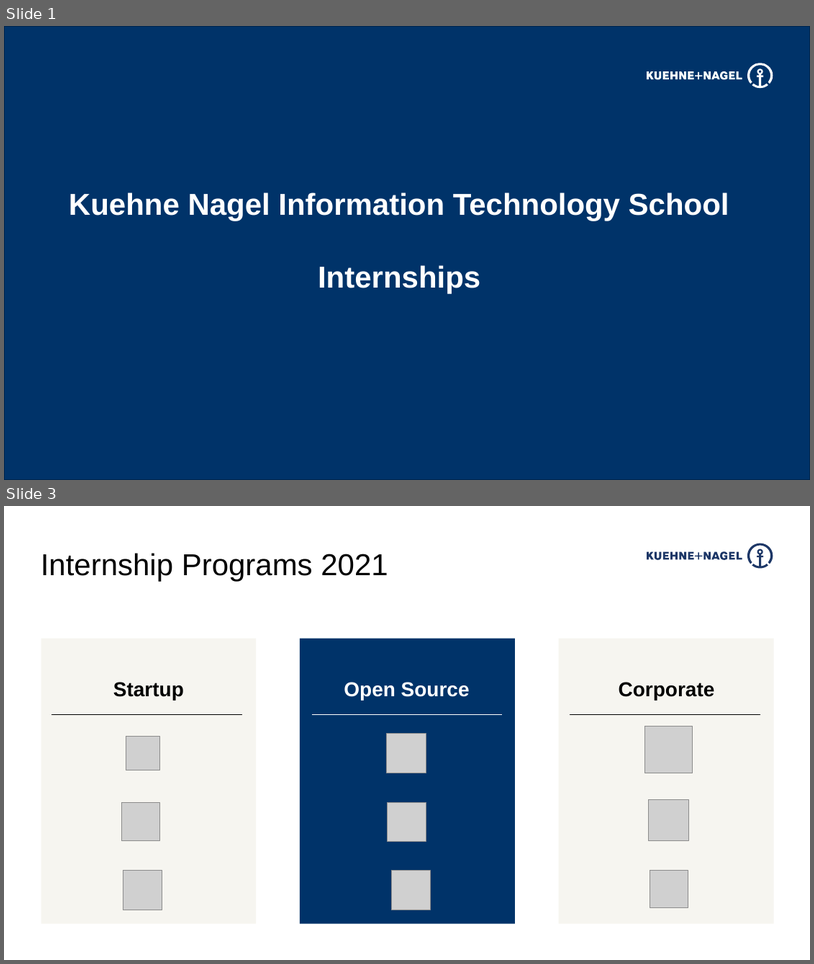
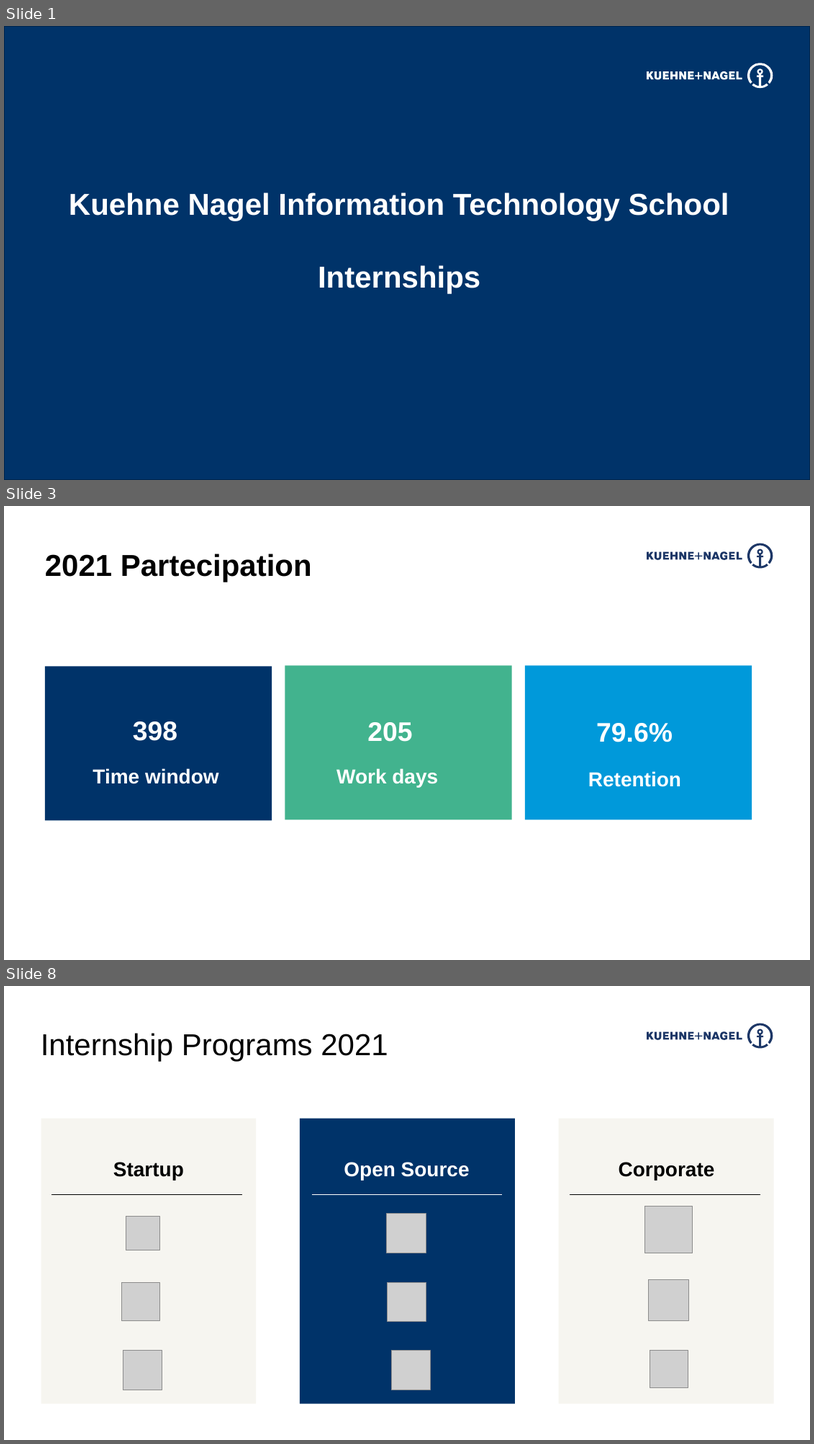
Before and after one commit to stefanofiorenza/KNITS, a slide deck: Presentations/KNITS/Events/KNITS4Business/KNITS-Programs2021.pptx. Shown one above the other, each under a label of ours: slides 1 and 3 before the commit, slides 1, 3 and 8 after it; the slides between them are not shown. The pictures are 814x964 and 814x1444 pixels, drawn with LibreOffice and Linux fonts; fonts in the diff are those of the drawing; grey boxes stand for pictures. Boxes give left, top, right and bottom in pixels: in the first picture for what was removed or moved away, otherwise in the second. Text is boxed around its words. In the diff, an @@ line names an element or a change of style, - is before the commit and + after.

```diff
--- a/Presentations/KNITS/Events/KNITS4Business/KNITS-Programs2021.pptx
+++ b/Presentations/KNITS/Events/KNITS4Business/KNITS-Programs2021.pptx
@@ slide 3 added at bbox=[4, 506, 810, 960], background #FFFFFF; not listed: 1 template element that a slide beside it also shows @@
@@ text added at bbox=[45, 554, 312, 582], 36 pt, text #000000 @@
+2021 Partecipation
@@ rectangle added at bbox=[45, 667, 272, 821], fill #003369 @@
@@ rectangle added at bbox=[286, 666, 512, 820], fill #42B38E @@
@@ rectangle added at bbox=[525, 666, 752, 820], fill #0099DA @@
@@ text added at bbox=[133, 721, 178, 741], 32 pt, text #FFFFFF, bold @@
+398
@@ text added at bbox=[368, 722, 412, 741], 32 pt, text #FFFFFF, bold @@
+205
@@ text added at bbox=[597, 723, 673, 742], 32 pt, text #FFFFFF, bold @@
+79.6%
@@ text added at bbox=[93, 768, 219, 784], 24 pt, text #FFFFFF, bold @@
+Time window
@@ text added at bbox=[308, 779, 471, 788], 24 pt, text #FFFFFF, bold @@
+Software Analyst
@@ text added at bbox=[337, 768, 438, 787], 24 pt, text #FFFFFF, bold @@
+Work days
@@ text added at bbox=[589, 771, 682, 787], 24 pt, text #FFFFFF, bold @@
+Retention
@@ what was slide 3 is now slide 8 @@
```
Also in this commit, not shown: 2 slides changed, 4 other slides added, 16 other files.
